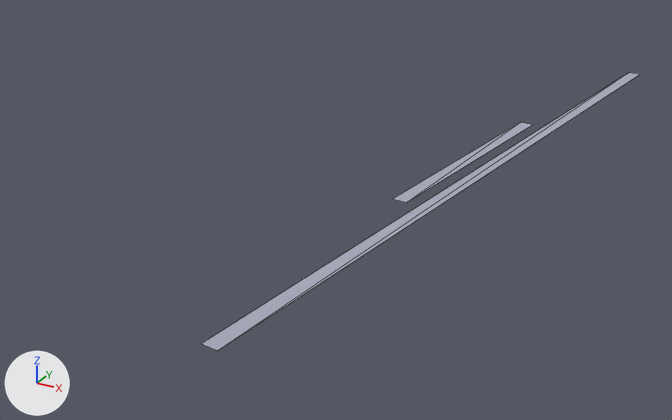
A saved change to the glTF model white-model-six-districts/chunks/145_112_mid.glb.
Before and after are seen from a 50 mm lens placed at (13133.0, -5767.0, 238.0), pointed at (12828.0, -5212.0, -40.0). The lights are fixed; the arrows at lower left show +X, +Y and +Z. The first picture is the older version. Mesh edges are drawn as thin lines. Vertices at exactly the same position are counted once.

The scene before the commit, as lines of its bpy script (objects in view):
```python
me_mesh_0 = bpy.data.meshes.new('Mesh_0')
me_mesh_0.from_pydata(...)  # 8 vertices, 4 faces; spans x 12894.0..12971.0, y -5466.0..-4876.0, z 2.0..3.0
me_mesh_0.materials.append(mat_material_0)
ob_mesh_0 = bpy.data.objects.new('Mesh_0', me_mesh_0)
ob_mesh_0.location = (0.0, 0.0, 0.0)
```
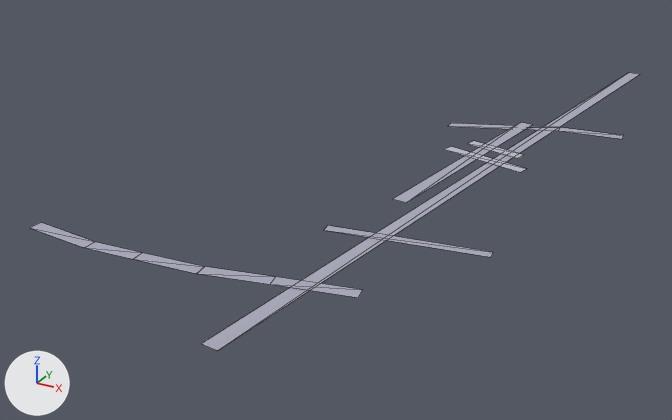
The change, as a list of edits to the scene's bpy script:
```text
Change me_mesh_0:
    used by ob_mesh_0; location = (0.0, 0.0, 0.0)
    remove me_mesh_0.from_pydata(...)  # 8 vertices, 4 faces; spans x 12894.0..12971.0, y -5466.0..-4876.0, z 2.0..3.0
    add me_mesh_0.from_pydata(...)  # 48 vertices, 24 faces; spans x 12729.0..13000.0, y -5466.0..-4876.0, z -4.0..5.0
    me_mesh_0 part 1
    34 vertices are added at x 12729.0..12999.0, y -5415.0..-5065.0, z -4.0..5.0
    6 new vertices lie (1.0, -9.0, 0.0) away from vertices in x 12775.0..12999.0, y -5406.0..-5065.0, z 3.0..4.0
    20 new faces join them
```

Pixel boxes [x1, y1, x2, y2] of what changed, in the pictures (672 x 420 px):
'Mesh_0', reshaped (39% wider)
    before: [202, 72, 640, 351]
    after: [29, 72, 640, 351]
part 1 of me_mesh_0, added
    after: [29, 123, 624, 297]
